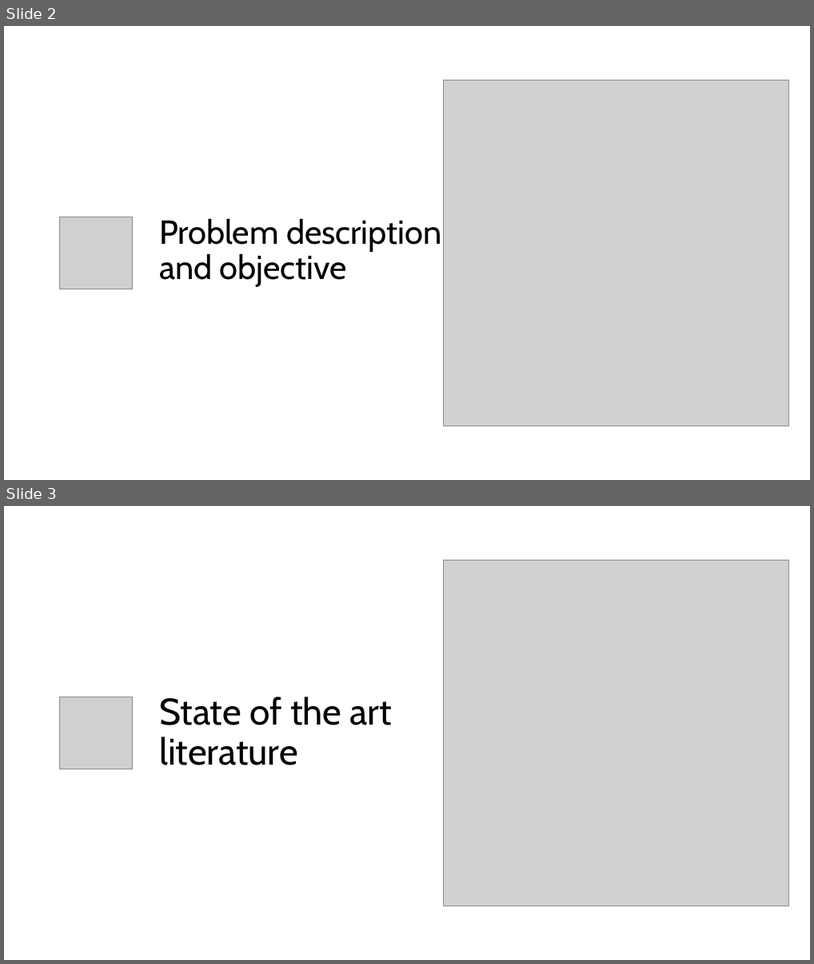
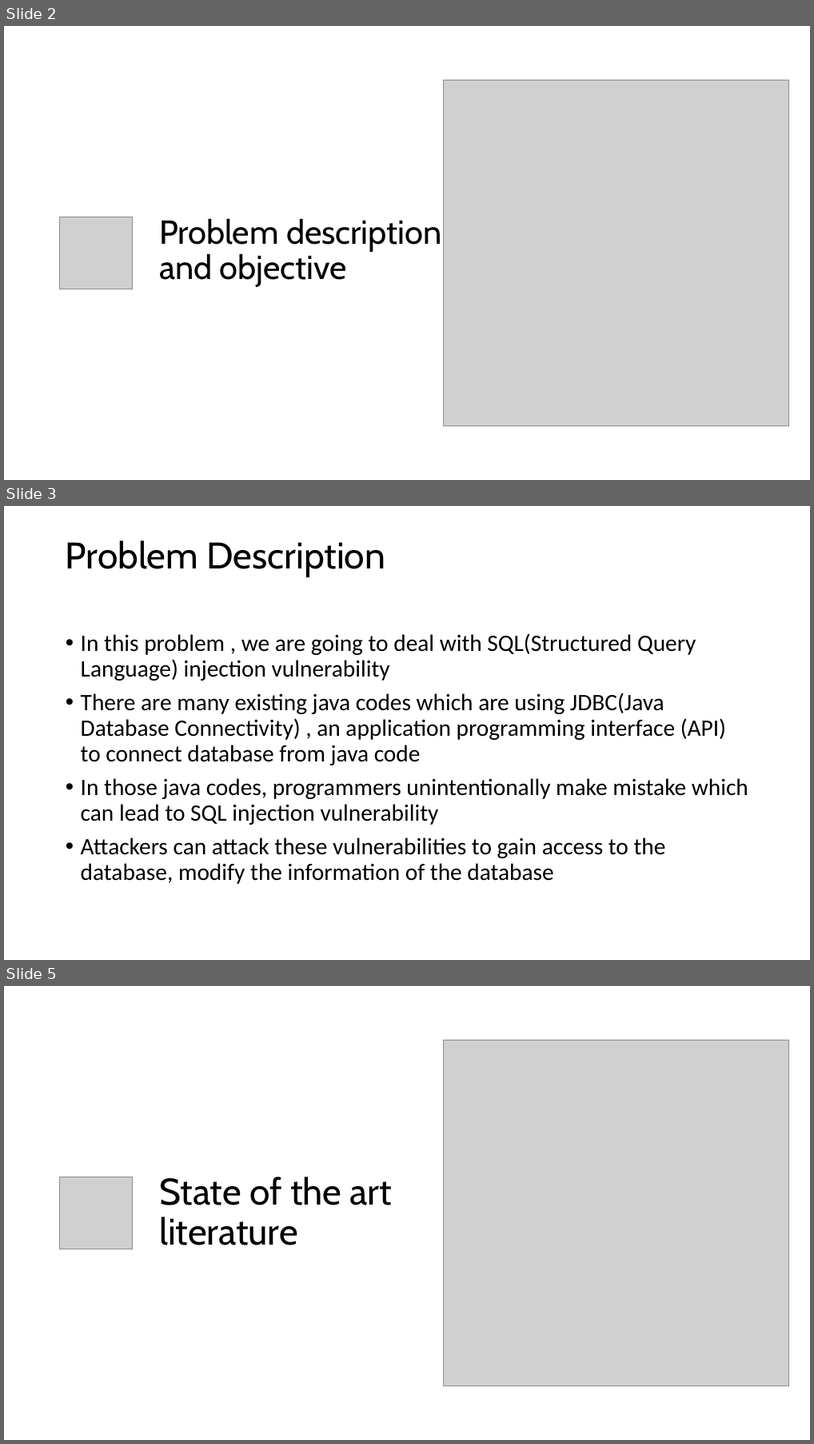
Before and after one commit to lsiddiqsunny/Undergraduate-Thesis, a slide deck: Presentation/SQL Vulnerability after 4-1 mid.pptx. Shown one above the other, each under a label of ours: slides 2 and 3 before the commit, slides 2, 3 and 5 after it; the slides between them are not shown. The pictures are 814x964 and 814x1444 pixels, drawn with LibreOffice and Linux fonts; fonts in the diff are those of the drawing; grey boxes stand for pictures. Boxes give left, top, right and bottom in pixels: in the first picture for what was removed or moved away, otherwise in the second. Text is boxed around its words. In the diff, an @@ line names an element or a change of style, - is before the commit and + after.

```diff
--- a/Presentation/SQL Vulnerability after 4-1 mid.pptx
+++ b/Presentation/SQL Vulnerability after 4-1 mid.pptx
@@ slide 3 added at [4,506,810,960], background #FFFFFF @@
@@ title added at [66,540,386,577], 44 pt, text #000000 @@
+Problem Description
@@ text added at [81,633,749,884], 28 pt, text #000000 @@
+• In this problem , we are going to deal with SQL(Structured Query Language) injection vulnerability
+• There are many existing java codes which are using JDBC(Java Database Connectivity) , an application programming interface (API) to connect database from java code
+• In those java codes, programmers unintentionally make mistake which can lead to SQL injection vulnerability
+• Attackers can attack these vulnerabilities to gain access to the database, modify the information of the database
@@ what was slide 3 is now slide 5 @@
```
Also in this commit, not shown: 1 slide changed, 7 other slides added.
